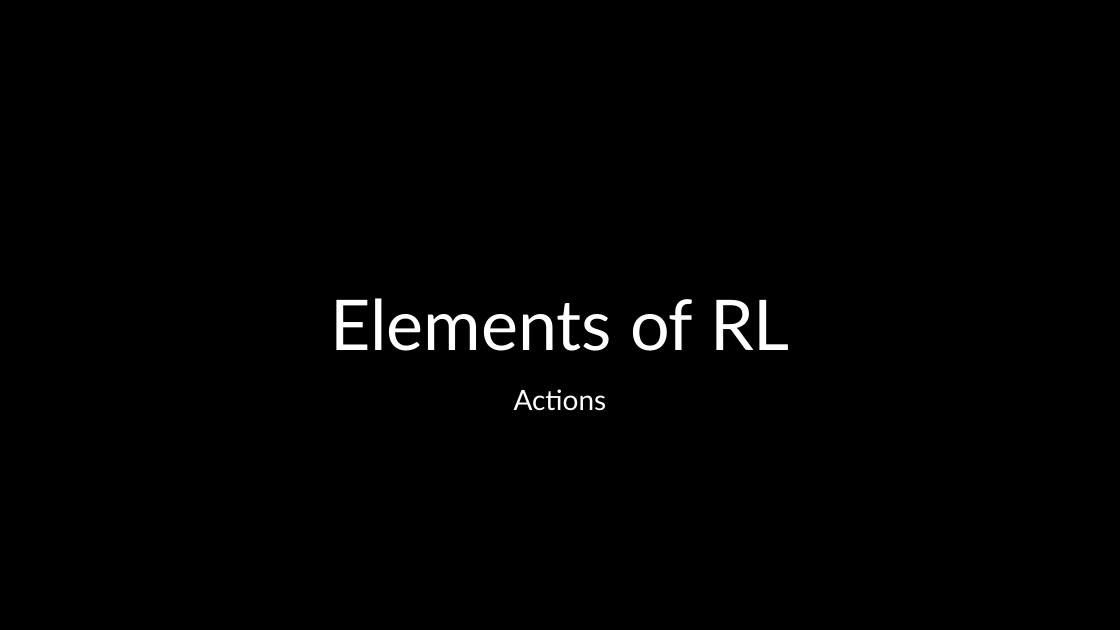
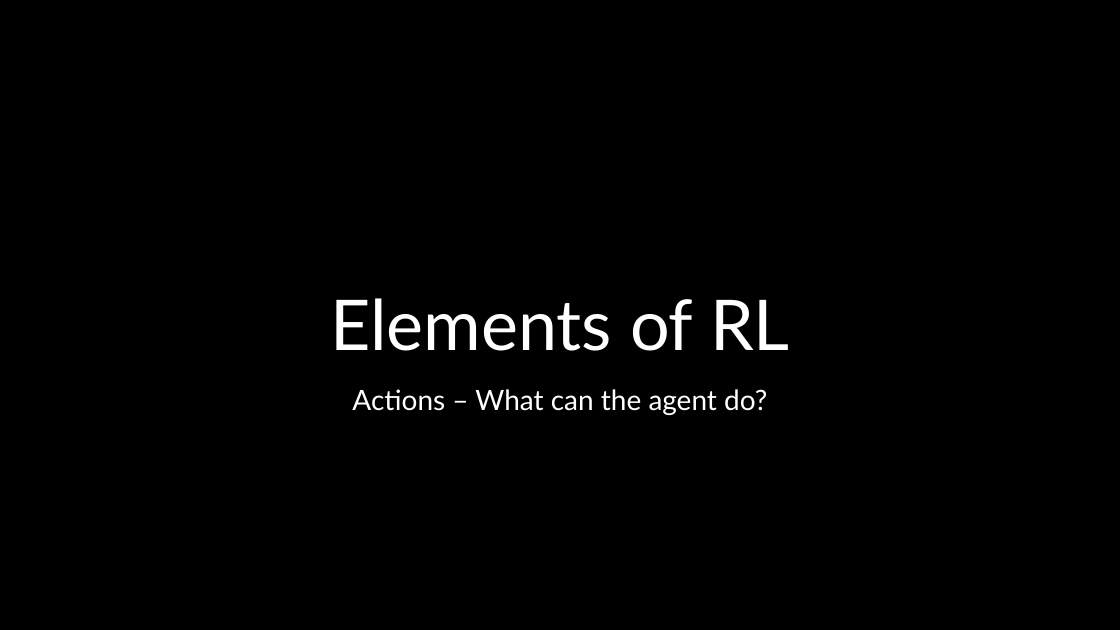
Before and after one commit to mhahsler/Introduction_to_Reinforcement_Learning, a slide deck: slide 22 of slides/Lecture_Chapter01.pptx. Drawn at 1120x630 pixels with LibreOffice and Linux fonts; fonts in the diff are those of the drawing; background and template pictures are left out. Boxes give left, top, right and bottom in pixels: in the first picture for what was removed or moved away, otherwise in the second. Text is boxed around its words. In the diff, an @@ line names an element or a change of style, - is before the commit and + after.

```diff
--- a/slides/Lecture_Chapter01.pptx
+++ b/slides/Lecture_Chapter01.pptx
@@ text at bbox=[352, 389, 767, 415]: text changed @@
-Actions
+Actions – What can the agent do?
```
Also in this commit, not shown: 17 other slides changed, 1 other file.
